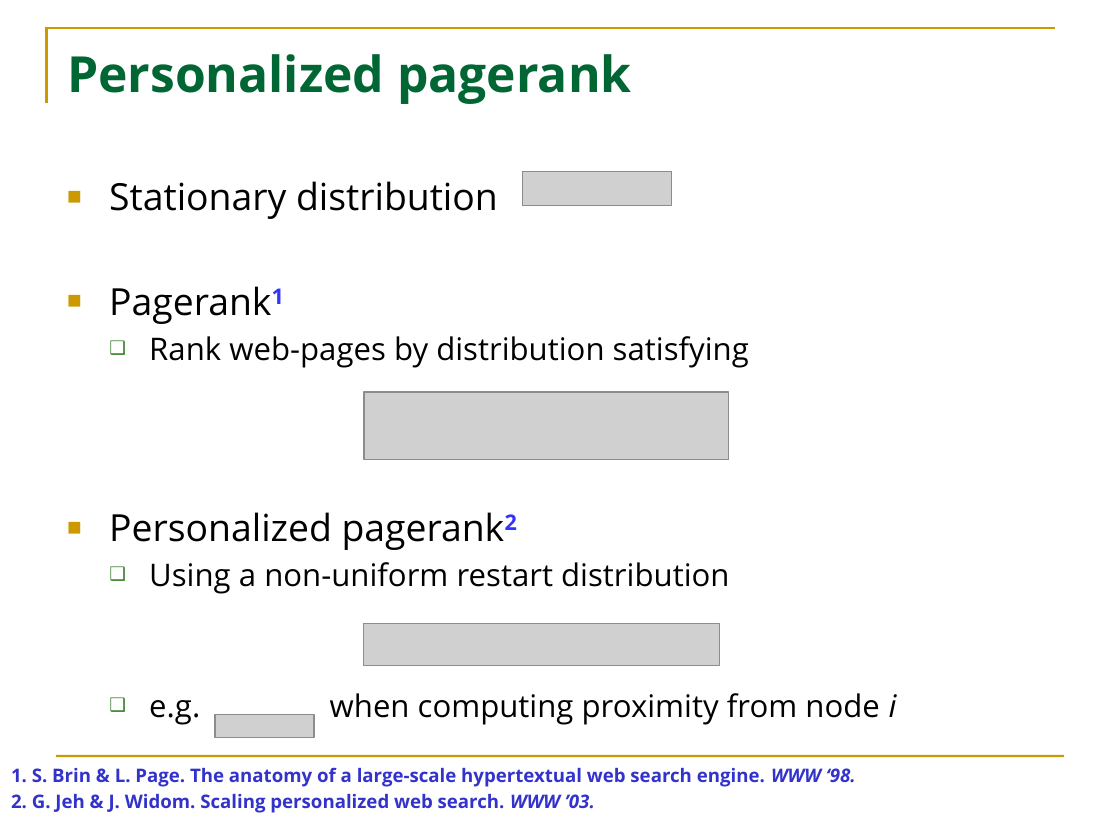
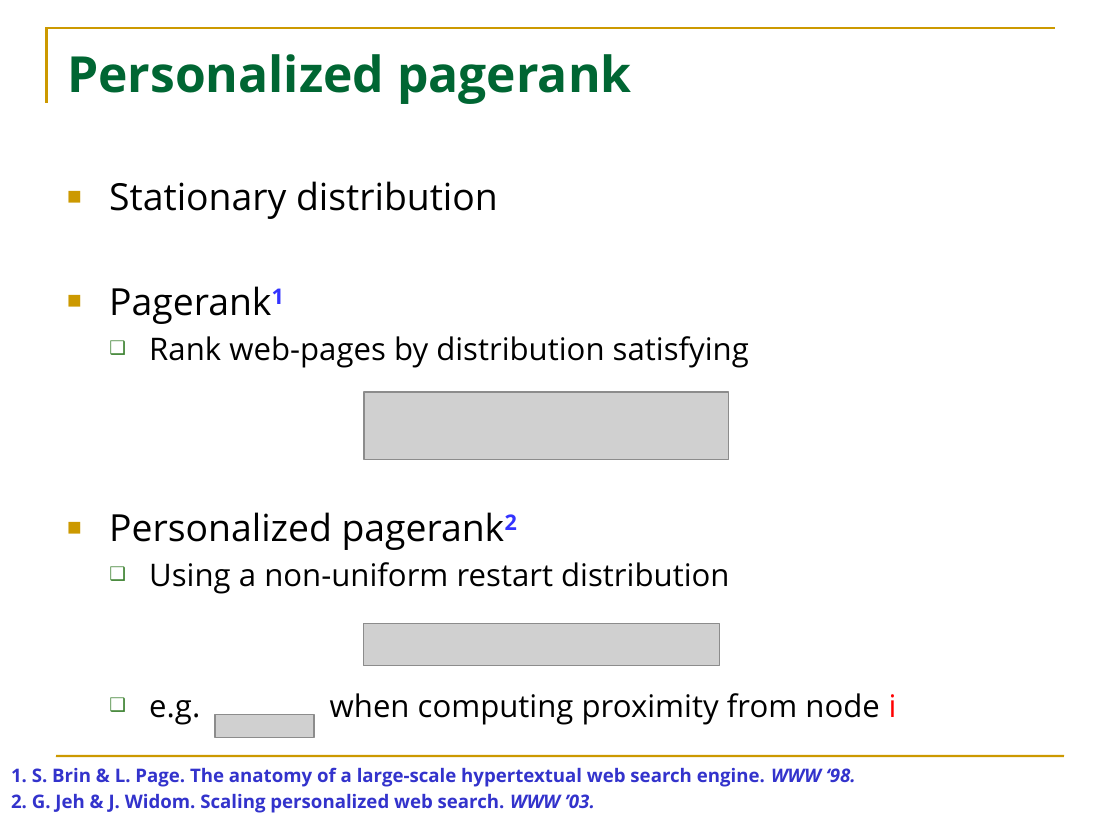
Before and after one commit to HuanSGT/rw-dir-prox, a slide deck: slide 5 of Random Walk based Proximity Measures in Directed Graphs.pptx. Drawn at 1120x840 pixels with LibreOffice and Linux fonts; fonts in the diff are those of the drawing; grey boxes stand for pictures. Boxes give left, top, right and bottom in pixels: in the first picture for what was removed or moved away, otherwise in the second. Text is boxed around its words. In the diff, an @@ line names an element or a change of style, - is before the commit and + after.

```diff
--- a/Random Walk based Proximity Measures in Directed Graphs.pptx
+++ b/Random Walk based Proximity Measures in Directed Graphs.pptx
@@ picture removed at (523, 171, 672, 205) @@
@@ text at (149, 693, 897, 725): text colour #000000 to #FF0000, italic off in "i" @@
```
Also in this commit, not shown: 4 other slides changed, 17 slides added, 1 slide removed, 5 other files.
